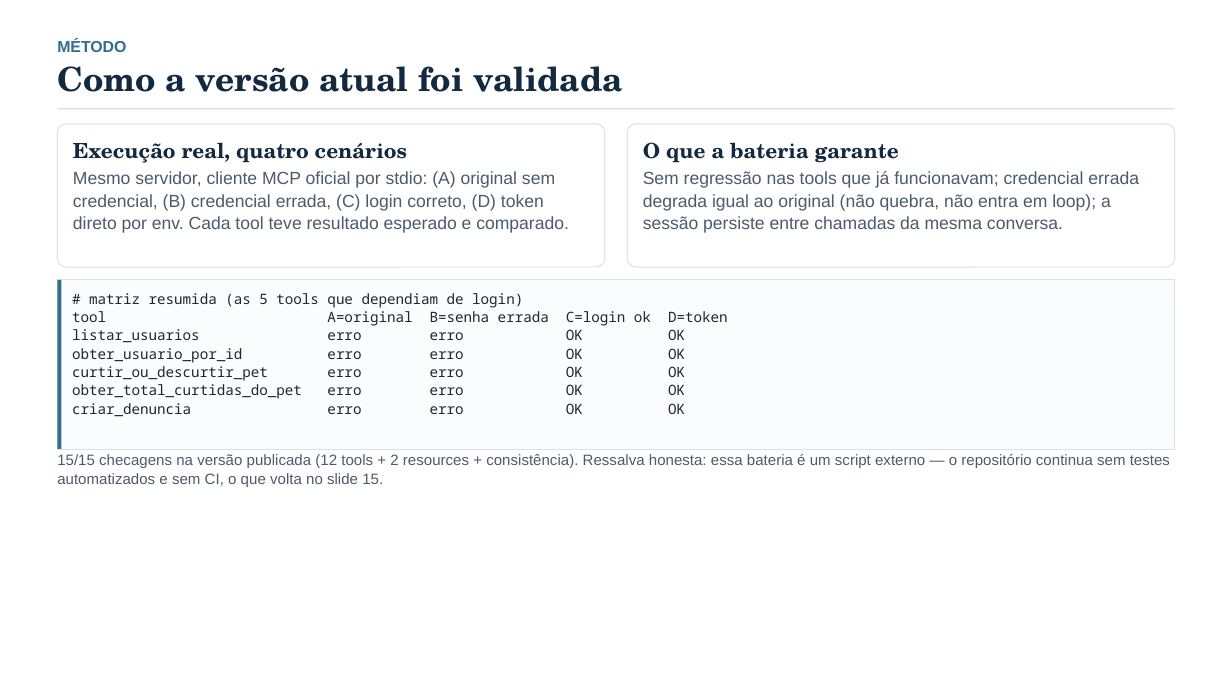
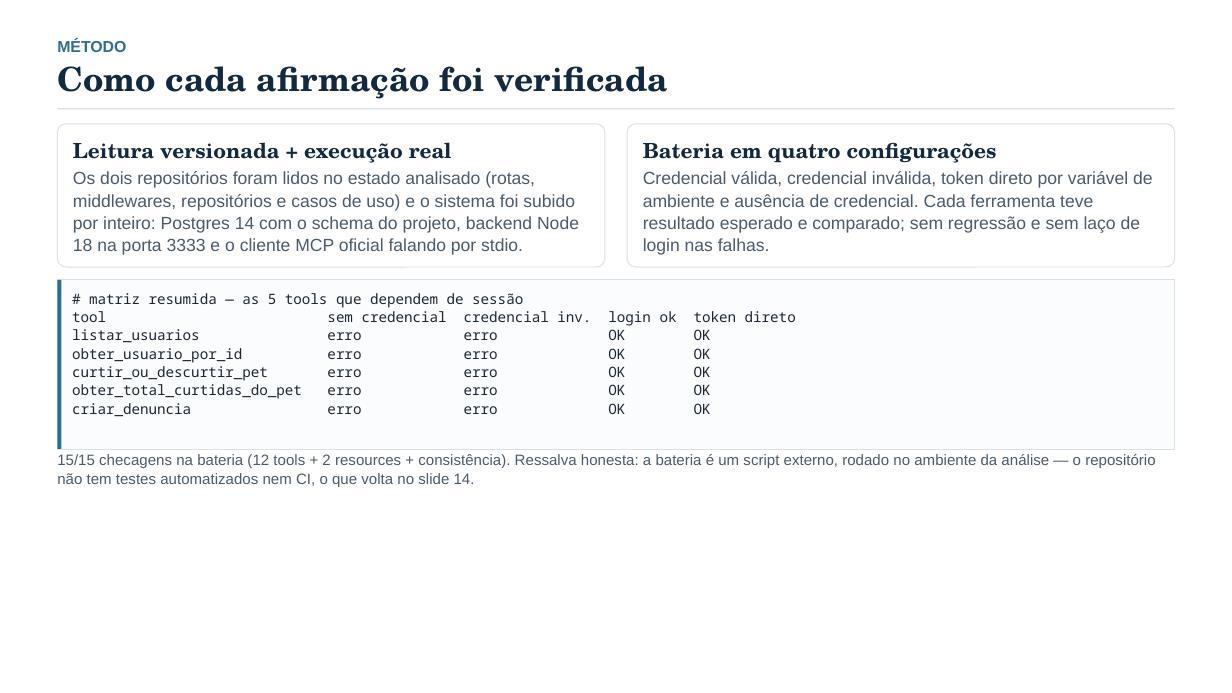
Before and after one commit to edu-correia/project-mcp-pet-adoption, a slide deck: slide 5 of docs/apresentacao-analise-pethouse-mcp.pptx (slide 6 before the commit). Drawn at 1232x693 pixels with LibreOffice and Linux fonts; fonts in the diff are those of the drawing. Boxes give left, top, right and bottom in pixels: in the first picture for what was removed or moved away, otherwise in the second. Text is boxed around its words. In the diff, an @@ line names an element or a change of style, - is before the commit and + after.

Commit message:
docs: apresenta a analise da solucao no estado atual (15 slides, sem antes/depois)
- deck reescrito: numeros e tese, arquitetura da ponte, inventario das 12 tools,
  metodo de verificacao, casos de uso, demo, tres insucessos e seguranca
- removidas as referencias a correcao/versao anterior: o material descreve o
  sistema como ele e (publico nao tem contexto de mudanca)
- roteiro de falas refeito para 4 pessoas sobre os 15 slides

```diff
--- a/docs/apresentacao-analise-pethouse-mcp.pptx
+++ b/docs/apresentacao-analise-pethouse-mcp.pptx
@@ text at [57,66,668,99]: text changed @@
-Como a versão atual foi validada
+Como cada afirmação foi verificada
@@ text at [73,142,579,255]: text changed @@
-Execução real, quatro cenários
-Mesmo servidor, cliente MCP oficial por stdio: (A) original sem credencial, (B) credencial errada, (C) login correto, (D) token direto por env. Cada tool teve resultado esperado e comparado.
+Leitura versionada + execução real
+Os dois repositórios foram lidos no estado analisado (rotas, middlewares, repositórios e casos de uso) e o sistema foi subido por inteiro: Postgres 14 com o schema do projeto, backend Node 18 na porta 3333 e o cliente MCP oficial falando por stdio.
@@ text at [643,142,1153,255]: text changed @@
-O que a bateria garante
-Sem regressão nas tools que já funcionavam; credencial errada degrada igual ao original (não quebra, não entra em loop); a sessão persiste entre chamadas da mesma conversa.
+Bateria em quatro configurações
+Credencial válida, credencial inválida, token direto por variável de ambiente e ausência de credencial. Cada ferramenta teve resultado esperado e comparado; sem regressão e sem laço de login nas falhas.
@@ text at [72,293,591,322]: text changed @@
-# matriz resumida (as 5 tools que dependiam de login)
-tool A=original B=senha errada C=login ok D=token
+# matriz resumida — as 5 tools que dependem de sessão
+tool sem credencial credencial inv. login ok token direto
@@ text at [57,454,1155,487]: text changed @@
-15/15 checagens na versão publicada (12 tools + 2 resources + consistência). Ressalva honesta: essa bateria é um script externo — o repositório continua sem testes automatizados e sem CI, o que volta no slide 15.
+15/15 checagens na bateria (12 tools + 2 resources + consistência). Ressalva honesta: a bateria é um script externo, rodado no ambiente da análise — o repositório não tem testes automatizados nem CI, o que volta no slide 14.
```
Also in this commit, not shown: 14 other slides changed, 1 slide removed, 4 other files.
